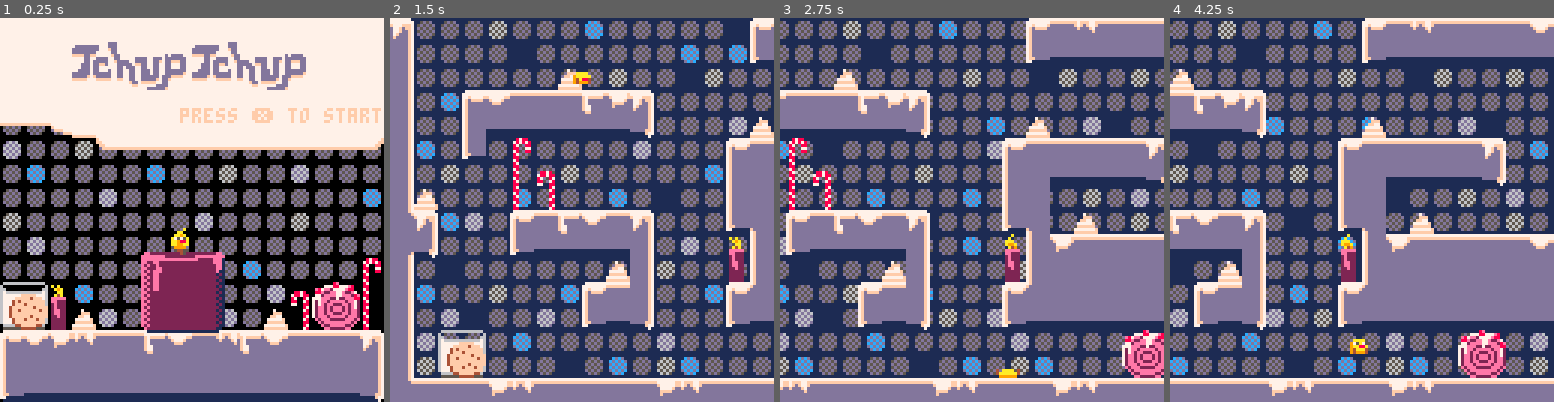
Above: before the commit, frames 1-4 (left to right).
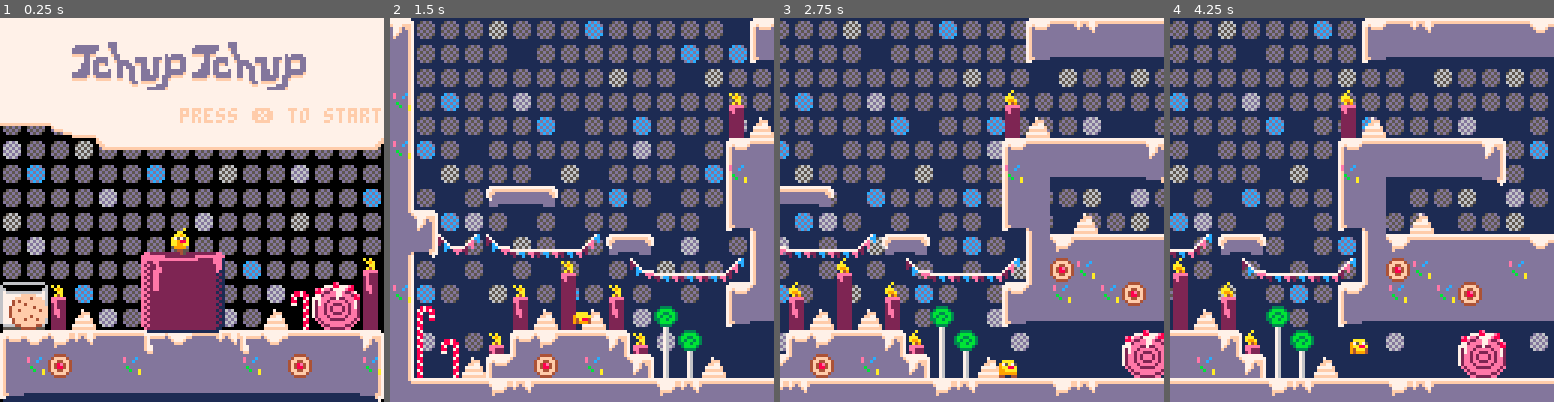
Above: after the commit, the same moments.

Repository: gschup/pico8-playground
Game: PICO-8 cartridge carts/tchup.p8
Same seed, same stepped clock (60 frames per second), same inputs: the game is played once before the commit and once after it.
Inputs:
- Up to frame 1 (0.25 s): no input
- Up to frame 2 (1.5 s): tap X (X key) at 0.33, 1.07 s
- Up to frame 3 (2.75 s): hold Right 1.6-2.1 s; tap X (X key) at 1.85 s; hold Right from 2.47 s (still down)
- Up to frame 4 (4.25 s): tap X (X key) at 2.97, 4.08 s; release Right at 3.03 s; hold Left 3.08-3.58 s; hold Right from 4.02 s (still down)

The runs differ from the first frame. In frame 1, 1.6% of the frame differs, in the area x 7-100%, y 62-94%; in frame 2, 29%, in the area x 0-100%, y 13-94%; in frame 3, 25%; in frame 4, 19%.

Commit message:
animated soda tiles

Diff:
--- a/carts/tchup.p8
+++ b/carts/tchup.p8
@@ -19,7 +19,7 @@
 jump_vel = -(2.0*jump_height)/jump_time
 // map pos
 map_x1=0
-map_x2=32
+map_x2=48
 map_y1=16
 map_y2=32
 map_size_x=8*(map_x2-map_x1)
@@ -78,13 +78,31 @@
 candle_tiles_y={}
 candle_count=0
 
+soda_tiles_x={}
+soda_tiles_y={}
+soda_count=0
+
+deep_soda_tiles_x={}
+deep_soda_tiles_y={}
+deep_soda_count=0
+
 function find_tiles()
-	for x=0,31 do
-		for y=15,31 do
+	for x= map_x1,map_x2 do
+		for y=map_y1,map_y2 do
 			if mget(x,y)==65 then
 				add(candle_tiles_x,x)
 				add(candle_tiles_y,y)
 				candle_count+=1
+			end
+			if mget(x,y)==127 then
+					add(soda_tiles_x,x)
+					add(soda_tiles_y,y)
+					soda_count +=1
+			end
+			if mget(x,y)==111 then
+				add(deep_soda_tiles_x,x)
+				add(deep_soda_tiles_y,y)
+				deep_soda_count +=1
 			end
 		end
 	end
@@ -464,6 +482,18 @@
 						cam.x+8*(candle_tiles_x[x]-map_x1),
 						cam.y+8*(candle_tiles_y[x]-map_y1))
 	end
+	for x=1,soda_count do
+		local soda_spr=109+(frames_in_game/20)%2
+		spr(soda_spr,
+		cam.x+8*(soda_tiles_x[x]-map_x1),
+		cam.y+8*(soda_tiles_y[x]-map_y1))
+	end
+	for x=1, deep_soda_count do
+			local soda_spr2=94+(frames_in_game/20)%2
+			spr(soda_spr2,
+			cam.x+8*(deep_soda_tiles_x[x]-map_x1),
+			cam.y+8*(deep_soda_tiles_y[x]-map_y1))
+	end
 end
 
 function draw_menu()
@@ -478,6 +508,7 @@
 	// small candle animation
 	local candle=80+(frames_in_menu/15)%3
 	spr(candle,16,88)
+	spr(candle,120,79)
 	// big candle sprite
 	spr(67,45,74,4,4)
 	// tchuptchup animation
@@ -678,42 +709,43 @@
 
 
 
+
 __gff__
-0000000000000000000000010102020100000000000001010100000101020200000000000001010000000000000000000001010101010101010101010101000002040000000000000000000000000000040000000000000000000000000000000000000000000000000000000000000000000000000000000000000000000000
+0000000000000000000000010102020100000000000001000000000101020200000101010001010000000000000000000001010101010101010101010101000002000000000000000000000000000000000000000000000000000000000008080000000000000000000000000000000401010100000000010101000000000004
 0000000000000000000000000000000000000000000000000000000000000000000000000000000000000000000000000000000000000000000000000000000000000000000000000000000000000000000000000000000000000000000000000000000000000000000000000000000000000000000000000000000000000000
 __map__
 000000000000000000000000000000002b2a2a2a2d2a2a2a2b2a2a2a2a2a002d000000000000000000000000000000001818181818181818181818181818181800000000000000000000000000000000000000000000000000000000000000000000000000000000000000000000000000000000000000000000000000000000
 00000000000000000000000000000000002a2a2a2a002a2a2a2a2a2a2b2a2b2a000000000000000000000000000000001818184748494a4b4748494a4b18181800000000000000000000000000000000000000000000000000000000000000000000000000000000000000000000000000000000000000000000000000000000
 000000000000000000000000000000002d2a2a2a2a2a2a2a2a2d2a2a002d2a2a000000000000000000000000000000001818185758595a5b5758595a5b18181800000000000000000000000000000000000000000000000000000000000000000000000000000000000000000000000000000000000000000000000000000000
 000000000000000000000000000000002a2a2b2a2a2c2a2a2a2a2a2a2a2a2a2a000000000000000000000000000000001818181818181818181818181818181800000000000000000000000000000000000000000000000000000000000000000000000000000000000000000000000000000000000000000000000000000000
-000000000000000000000000000000002a2a2a2a2a2a2b2a2a2a2b2a2a2a2c00000000000000000000000000000000002929271f18181818181818181818181800000000000000000000000000000000000000000000000000000000000000000000000000000000000000000000000000000000000000000000000000000000
-000000000000000000000000000000002a2b2a002a2a2a2a2a2a2c2a2a2a2a2a000000000000000000000000000000002c2a2a2d2e292929292929292929292f00000000000000000000000000000000000000000000000000000000000000000000000000000000000000000000000000000000000000000000000000000000
-000000000000000000000000000000002a2a2d2a2a2a2a2d2a2a2a2a2a2b2a2a000000000000000000000000000000002a2b2a2a2a2a2b2a2a2d2a2a2c2a2a2a00000000000000000000000000000000000000000000000000000000000000000000000000000000000000000000000000000000000000000000000000000000
-000000000000000000000000000000002c2a2a2a2a2b2a2a2a2b2a002a2a2d2a000000000000000000000000000000002a2a2a2a2c2a2a2a2a2a2a2a2a2a2a2b00000000000000000000000000000000000000000000000000000000000000000000000000000000000000000000000000000000000000000000000000000000
-000000000000000035393d36003500002d2a2b2c2a2a2a002a2a2a2a2a2a2a2a000000000000000000000000000000002d2a2a2a2a2a2a2a2c2a2a2a2d2a2a2a00000000000000000000000000000000000000000000000000000000000000000000000000000000000000000000000000000000000000000000000000000000
-000000000000000033333333003300002a2c2a2a2a2d2a2a2a2b2a2a2c2a2a00000000000000000000000000000000002a2c2a2a2a2a2a2a2a2a2a2a2a2a2a2a00000000000000000000000000000000000000000000000000000000000000000000000000000000000000000000000000000000000000000000000000000000
-000000000000000000000000000000002a2a002a2a2a2a2a2a2a2a2d2a2a2a2a000000000000000000000000000000002a2a2a2a2a2a2b2a2a2a2b2a2a2a2a3e00000000000000000000000000000000000000000000000000000000000000000000000000000000000000000000000000000000000000000000000000000000
-000000000050000000005200005100002a2b2a2a2d2a2a2b2a2a2a2a2a2b2a2a000000000000000000000000000000000b0c002b2a2a2a2a2a2a2a2c3f0d0e4e00000000000000000000000000000000000000000000000000000000000000000000000000000000000000000000000000000000000000000000000000000000
-000000000060004000006040006000002d2a2c002a2a2c2a2d2a2c2a2a2a002d000000000000000000000000000000001b1c60402c2a2d2a2a2c2a404f1d1e4e00000000000000000000000000000000000000000000000000000000000000000000000000000000000000000000000000000000000000000000000000000000
-0000000000353d3d393a393d3d3600002a2c2a2a2a2b2a2a2a2a2a2c2a2a2a2a0d0e0d0e0d0e0d0e0d0e0d0e0d0e0d0e353931323d3d3a393d323a393d3d3d3600000000000000000000000000000000000000000000000000000000000000000000000000000000000000000000000000000000000000000000000000000000
-0000000000383b3b3b3b3b3b3b3700002a2d2b2a2a2a2a002a2b2a2d2b2a2a2a1d1e1d1e1d1e1d1e1d1e1d1e1d1e1d1e383b3b3b3b3b3b3b3b3b3b3b3b3b3b3700000000000000000000000000000000000000000000000000000000000000000000000000000000000000000000000000000000000000000000000000000000
-3a3132393d263b3b3b3b3b3b3b253d312a2a2a2b2a2d2a2a2a2a2a2a2a2a2d2a000000000000000000000000000000003c33333333333333333333333333333400000000000000000000000000000000000000000000000000000000000000000000000000000000000000000000000000000000000000000000000000000000
-360000000000000000000000000000353d323d3d3d3d393a3d3d3d3d36000000000000000000000000000000000000000000000000000000000000000000000000000000000000000000000000000000000000000000000000000000000000000000000000000000000000000000000000000000000000000000000000000000
-3700000000000000000000000000003c3333333333333333160f333334000000000000000000000000000000000000000000000000000000000000000000000000000000000000000000000000000000000000000000000000000000000000000000000000000000000000000000000000000000000000000000000000000000
-3700000000000040000000000000000000000000000000003837400000000000000000000000000000000000000000000000000000000000000000000000000000000000000000000000000000000000000000000000000000000000000000000000000000000000000000000000000000000000000000000000000000000000
-37000035393d3d3d3a31360000000000000000000000003f3825323600000000000000000000000000000000000000000000000000000000000000000000000000000000000000000000000000000000000000000000000000000000000000000000000000000000000000000000000000000000000000000000000000000000
-37000038333333333333340000000040000000000000004f380f333400000000000000000000000000000000000000000000000000000000000000000000000000000000000000000000000000000000000000000000000000000000000000000000000000000000000000000000000000000000000000000000000000000000
-3700003c003e0000000000000000353d3d3d3d3d360000352634000000000000000000000000000000000000000000000000000000000000000000000000000000000000000000000000000000000000000000000000000000000000000000000000000000000000000000000000000000000000000000000000000000000000
-37000000004e3f00000000000000383b333333333400003c3700000000003539000000000000000000000000000000000000000000000000000000000000000000000000000000000000000000000000000000000000000000000000000000000000000000000000000000000000000000000000000000000000000000000000
-37400000004e4f00000000000000383b00000000000000003700000000003c16000000000000000000000000000000000000000000000000000000000000000000000000000000000000000000000000000000000000000000000000000000000000000000000000000000000000000000000000000000000000000000000000
-2536000000353d3a393d360000003c1600400000000000413741000000000038000000000000000000000000000000000000000000000000000000000000000000000000000000000000000000000000000000000000000000000000000000000000000000000000000000000000000000000000000000000000000000000000
-0f340000003c33333333370000004138313d3d3d3d3d39323760003e00004038000000000000000000000000000000000000000000000000000000000000000000000000000000000000000000000000000000000000000000000000000000000000000000000000000000000000000000000000000000000000000000000000
-370000000000000000403700000060383b3b3b3b3b3b3b3b2536004e3f003526000000000000000000000000000000000000000000000000000000000000000000000000000000000000000000000000000000000000000000000000000000000000000000000000000000000000000000000000000000000000000000000000
-3700000000000000353d3700000035263b3b3b3b3b3b3b3b3b34004e4f003c16000000000000000000000000000000000000000000000000000000000000000000000000000000000000000000000000000000000000000000000000000000000000000000000000000000000000000000000000000000000000000000000000
-37000000000000003c33340000003c3333333333333333333400003536000038000000000000000000000000000000000000000000000000000000000000000000000000000000000000000000000000000000000000000000000000000000000000000000000000000000000000000000000000000000000000000000000000
-37000b0c0000000000000000000000000000000d0e0000000000003c34000038000000000000000000000000000000000000000000000000000000000000000000000000000000000000000000000000000000000000000000000000000000000000000000000000000000000000000000000000000000000000000000000000
-37001b1c0000000000000000000000000000001d1e0000000000000000000038000000000000000000000000000000000000000000000000000000000000000000000000000000000000000000000000000000000000000000000000000000000000000000000000000000000000000000000000000000000000000000000000
-253d3d3d31323d3d3d3d3d31323d3d3d31323d3d3d3d3d3d3231393a3d3d3d26000000000000000000000000000000000000000000000000000000000000000000000000000000000000000000000000000000000000000000000000000000000000000000000000000000000000000000000000000000000000000000000000
-
-
-
+00000000000000000000000000000000002a2a2a2a2a2b002a2a2b2a2a2a2c00000000000000000000000000000000002929271f18181818181818181818181800000000000000000000000000000000000000000000000000000000000000000000000000000000000000000000000000000000000000000000000000000000
+000000000000000000000000000000002a2b2a002a2a2a2a2a2a2c2a002a2a2a000000000000000000000000000000002c2a2a2d2e292929292929292929292f00000000000000000000000000000000000000000000000000000000000000000000000000000000000000000000000000000000000000000000000000000000
+000000000000000000000000000000002a002d2a2a2a002d002a2a2a2a2b2a2a000000000000000000000000000000002a2b2a2a2a2a2b2a2a2d2a2a2c2a2a2a00000000000000000000000000000000000000000000000000000000000000000000000000000000000000000000000000000000000000000000000000000000
+000000000000000000000000000000002c2a002a002b2a2a2a2b2a002a2a2d00000000000000000000000000000000002a2a2a2a2c2a2a2a2a2a2a2a2a2a2a2b00000000000000000000000000000000000000000000000000000000000000000000000000000000000000000000000000000000000000000000000000000000
+000000000000000035393d36003500002d002b2c2a002a002a2a002a2a002a2a000000000000000000000000000000002d2a2a2a2a2a2a2a2c2a2a2a2d2a2a2a00000000000000000000000000000000000000000000000000000000000000000000000000000000000000000000000000000000000000000000000000000000
+000000000000000033333333003300002a2c002a002d2a002a2b2a002c002a00000000000000000000000000000000002a2c2a2a2a2a2a2a2a2a2a2a2a2a2a2a00000000000000000000000000000000000000000000000000000000000000000000000000000000000000000000000000000000000000000000000000000000
+00000000000000000000000000000000002a002a002a002a002a002d2a2a002a000000000000000000000000000000002a2a2a2a2a2a2b2a2a2a2b2a2a2a2a4100000000000000000000000000000000000000000000000000000000000000000000000000000000000000000000000000000000000000000000000000000000
+000000000050000000005200005100002a2b2a002d002a2b2a002a002a000000000000000000000000000000000000000b0c412b2a2a2a2a2a2a2a2c3f0d0e6000000000000000000000000000000000000000000000000000000000000000000000000000000000000000000000000000000000000000000000000000000000
+000000000060004000006040006000002d0000000000002a00002c2a0000002d000000000000000000000000000000001b1c60402c2a2d2a2a2c2a404f1d1e6100000000000000000000000000000000000000000000000000000000000000000000000000000000000000000000000000000000000000000000000000000000
+0000000000353d3d393a393d3d360000002c002a000000000000002c000000000d0e0d0e0d0e0d0e0d0e0d0e0d0e0d0e353931323d3d3a393d323a393d3d3d3600000000000000000000000000000000000000000000000000000000000000000000000000000000000000000000000000000000000000000000000000000000
+0000000000383b3b3b3b3b3b3b370000000000000000000000000000000000001d1e1d1e1d1e1d1e1d1e1d1e1d1e1d1e386c6b3b3b6c3b3b3b3b6c3b6b3b3b7700000000000000000000000000000000000000000000000000000000000000000000000000000000000000000000000000000000000000000000000000000000
+3a3132393d263b3b3b3b3b3b3b253d3100000000000000000000000000000000000000000000000000000000000000003c33333333333333333333333333333400000000000000000000000000000000000000000000000000000000000000000000000000000000000000000000000000000000000000000000000000000000
+360000000000000000000000000000353d323d3d3d3d393a3d3d3d3d71717179717171717171717136000000000000000000000000000000000000000000000000000000000000000000000000000000000000000000000000000000000000000000000000000000000000000000000000000000000000000000000000000000
+3700000000000000000000000000003c3333333333333333160f333300000000004100004100004037000040000000000000000000000000000000000000000000000000000000000000000000000000000000000000000000000000000000000000000000000000000000000000000000000000000000000000000000000000
+3700000000000000000000000000000000000000000000003837400000000070797171797171717134007072000000000000000000000000000000000000000000000000000000000000000000000000000000000000000000000000000000000000000000000000000000000000000000000000000000000000000000000000
+77000000000000000000000000004100000000000000003f3825323600000000000000000000000000000000000000000000000000000000000000000000000000000000000000000000000000000000000000000000000000000000000000000000000000000000000000000000000000000000000000000000000000000000
+37000000000000000000000000006140000000000000004f380f333400000000000000000000000000000000000000000000000000000000000000000000000000000000000000000000000000000000000000000000000000000000000000000000000000000000000000000000000000000000000000000000000000000000
+7700000000000000000000000000353d3d3d3d3d360000352634000000000000000000000000000000004100000000000000000000000000000000000000000000000000000000000000000000000000000000000000000000000000000000000000000000000000000000000000000000000000000000000000000000000000
+3700000000000000000000000000783b333333333400003c3700000000003539360000000000000000707200000000000000000000000000000000000000000000000000000000000000000000000000000000000000000000000000000000000000000000000000000000000000000000000000000000000000000000000000
+3700000070717200000000000000383b00000000000000003700000000003c16770000000000000000000000000000000000000000000000000000000000000000000000000000000000000000000000000000000000000000000000000000000000000000000000000000000000000000000000000000000000000000000000
+25360000000000000000000000003c1600400000000000413741000000000038370000000000000000000000000000000000000000000000000000000000000000000000000000000000000000000000000000000000000000000000000000000000000000000000000000000000000000000000000000000000000000000000
+0f347c7e7c7d7d7d7e70720000000038313d3d3d3d3d39323760003e00004038370000000000004100000070720000000000000000000000000000000000000000000000000000000000000000000000000000000000000000000000000000000000000000000000000000000000000000000000000000000000000000000000
+370000000000004100007c7d7d7d7e386b6c3b3b3b6c3b6b2536004e3f003526370000000000707172000000000000000000000000000000000000000000000000000000000000000000000000000000000000000000000000000000000000000000000000000000000000000000000000000000000000000000000000000000
+770000000041006100410000000035266c3b6c6b3b3b3b6c3b34004e4f003c16370000000000000000000000000000000000000000000000000000000000000000000000000000000000000000000000000000000000000000000000000000000000000000000000000000000000000000000000000000000000000000000000
+373e0000006040614060007a00003c3333333333333333333400003536000038377a0000000000000000000d0e0000000000000000000000000000000000000000000000000000000000000000000000000000000000000000000000000000000000000000000000000000000000000000000000000000000000000000000000
+374e3f004135313d3d36417b7a0000000000000d0e0000000000003c34000038377b0000000000000000001d1e0000000000000000000000000000000000000000000000000000000000000000000000000000000000000000000000000000000000000000000000000000000000000000000000000000000000000000000000
+374e4f4035266b3b6c25367b7b4000000000001d1e000000000000000000003825367f7f7f7f7f7f7f7f3539360000000000000000000000000000000000000000000000000000000000000000000000000000000000000000000000000000000000000000000000000000000000000000000000000000000000000000000000
+253d3d3d31323d3d3d3d3d31323d3d3d31323d3d3d3d3d3d3231393a3d3d3d266c776f6f6f6f6f6f6f6f386b770000000000000000000000000000000000000000000000000000000000000000000000000000000000000000000000000000000000000000000000000000000000000000000000000000000000000000000000
+
+
+
Not shown, changed: 37 lines of the sprite sheet (__gfx__) section of carts/tchup.p8
